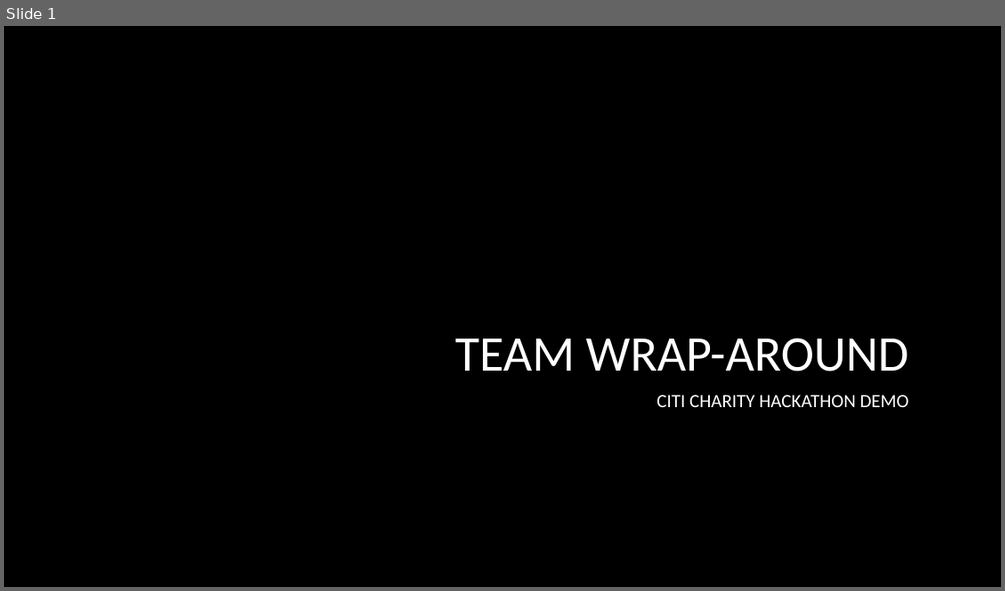
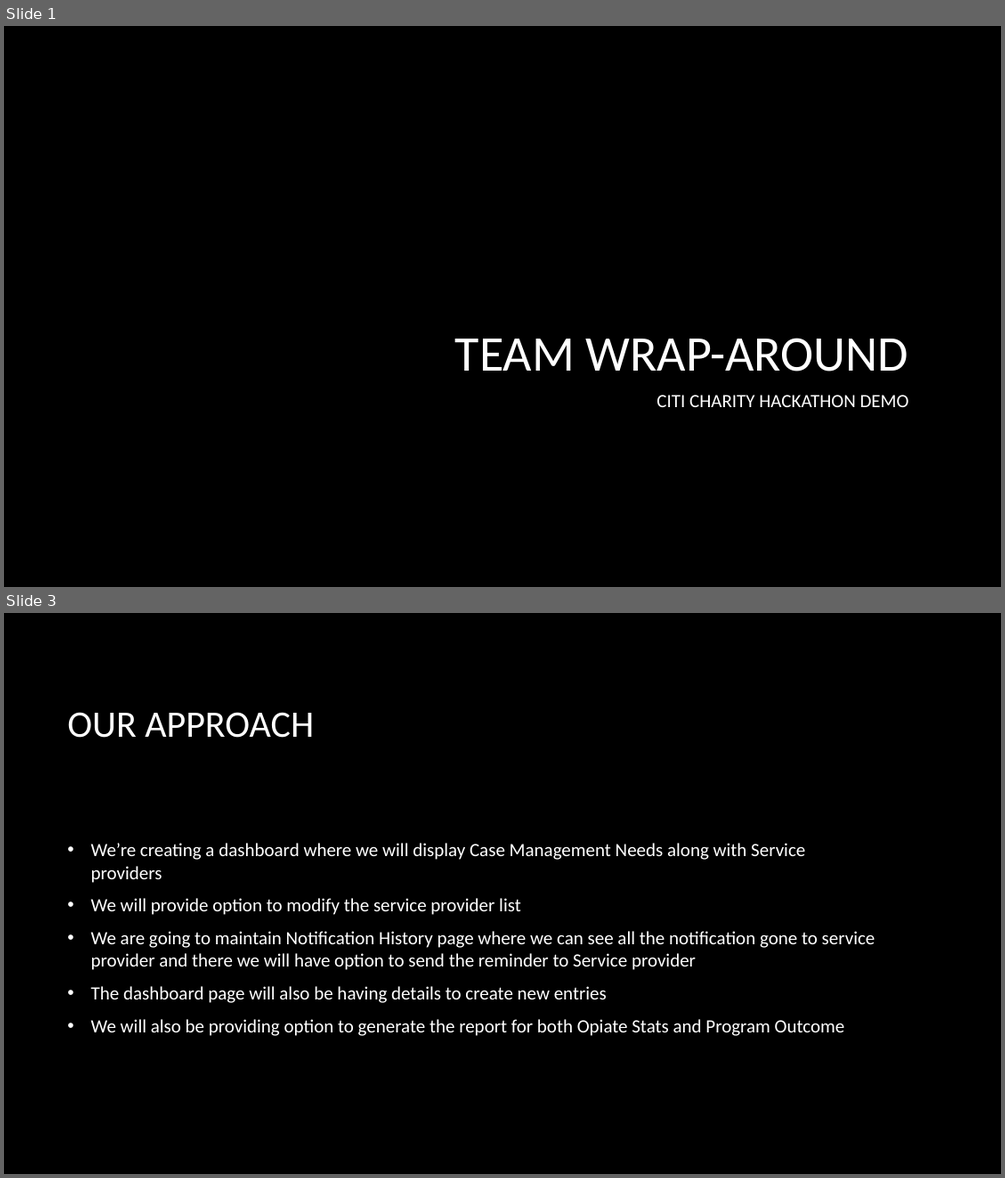
Before and after one commit to aster-anto/wrap-around, a slide deck: Team wrap-around.pptx. Shown one above the other, each under a label of ours: slide 1 before the commit, slides 1 and 3 after it; the slides between them are not shown. The pictures are 1005x591 and 1005x1178 pixels, drawn with LibreOffice and Linux fonts; fonts in the diff are those of the drawing; background and template pictures are left out. Boxes give left, top, right and bottom in pixels: in the first picture for what was removed or moved away, otherwise in the second. Text is boxed around its words. In the diff, an @@ line names an element or a change of style, - is before the commit and + after.

Commit message:
Modify presentation file

```diff
--- a/Team wrap-around.pptx
+++ b/Team wrap-around.pptx
@@ slide 3 added at bbox=[4, 613, 1001, 1174], background picture (left out) @@
@@ title added at bbox=[67, 712, 314, 738], 36 pt, text #FFFFFF @@
+OUR APPROACH
@@ text added at bbox=[91, 843, 875, 1036], 18 pt, text #FFFFFF @@
+• We’re creating a dashboard where we will display Case Management Needs along with Service providers
+• We will provide option to modify the service provider list
+• We are going to maintain Notification History page where we can see all the notification gone to service provider and there we will have option to send the reminder to Service provider
+• The dashboard page will also be having details to create new entries
+• We will also be providing option to generate the report for both Opiate Stats and Program Outcome
```
Also in this commit, not shown: 1 other slide added.
